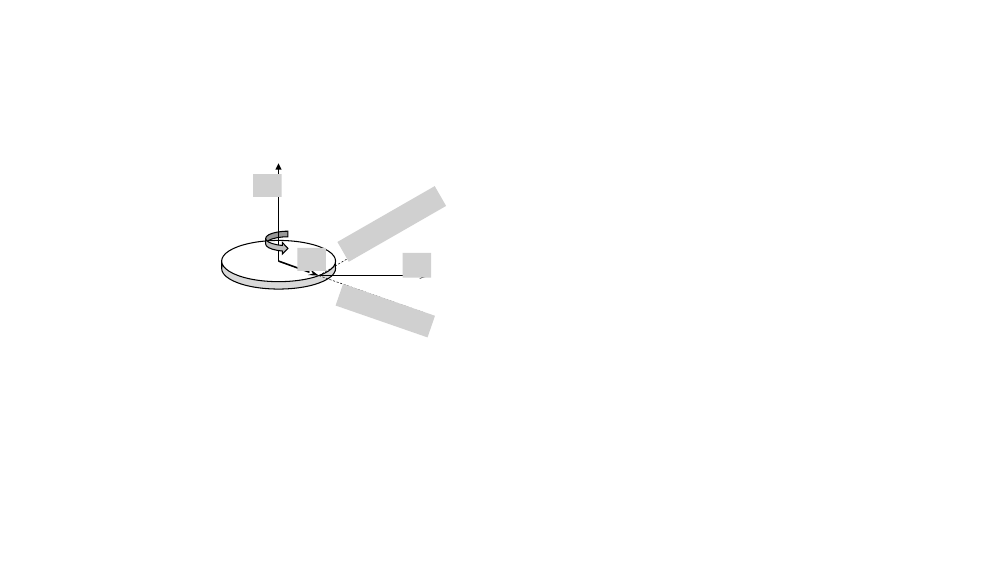
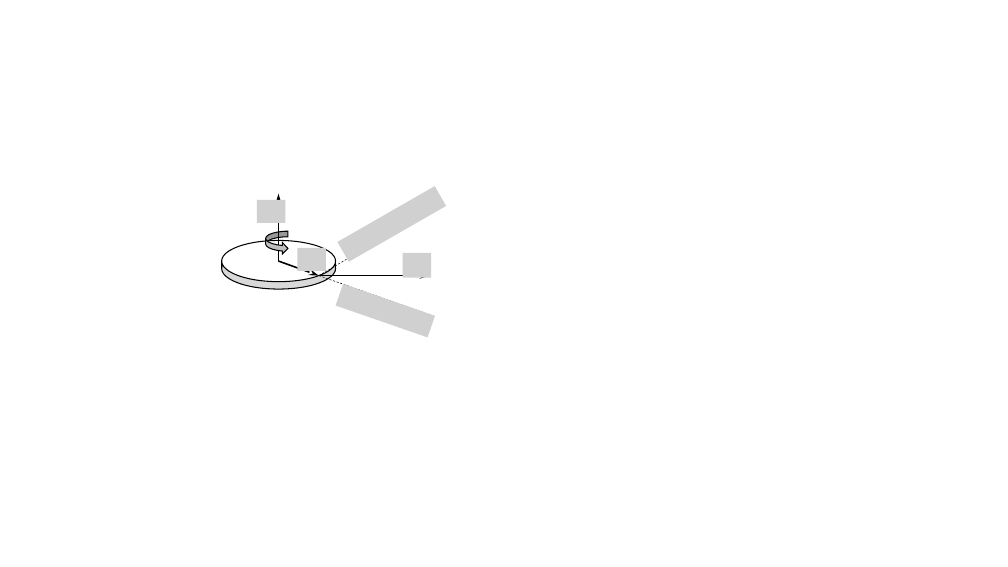
Before and after one commit to RichmondPhysics/131, a slide deck: slide 1 of StudentGuideModule1/ang_mom/ang_mom_fig3_new.pptx. Drawn at 1008x567 pixels with LibreOffice and Linux fonts; fonts in the diff are those of the drawing; grey boxes stand for pictures. Boxes give left, top, right and bottom in pixels: in the first picture for what was removed or moved away, otherwise in the second. Text is boxed around its words. In the diff, an @@ line names an element or a change of style, - is before the commit and + after.

```diff
--- a/StudentGuideModule1/ang_mom/ang_mom_fig3_new.pptx
+++ b/StudentGuideModule1/ang_mom/ang_mom_fig3_new.pptx
@@ picture removed at [253,174,282,197] @@
@@ picture added at [257,200,286,223] @@
@@ arrow moved from (278, 262) - (278, 163) to (278, 262) - (278, 194) @@
@@ arrow (278, 262) - (278, 194): stroke #000000 0.5 pt to #000000 1.5 pt; arrowheads changed @@
```
Also in this commit, not shown: 8 other files.
